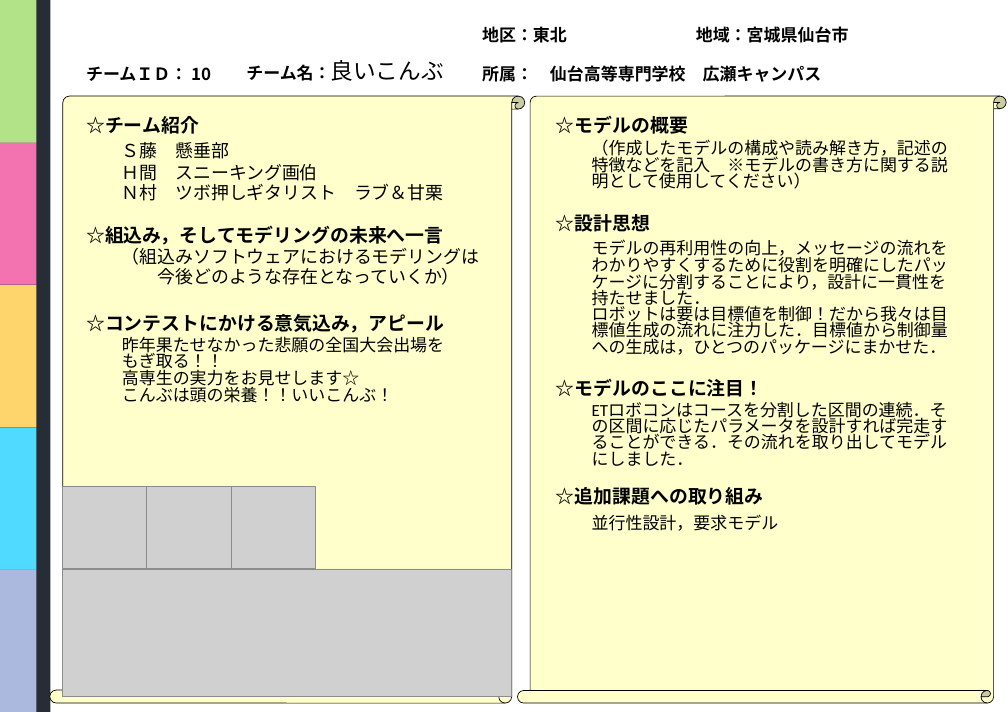
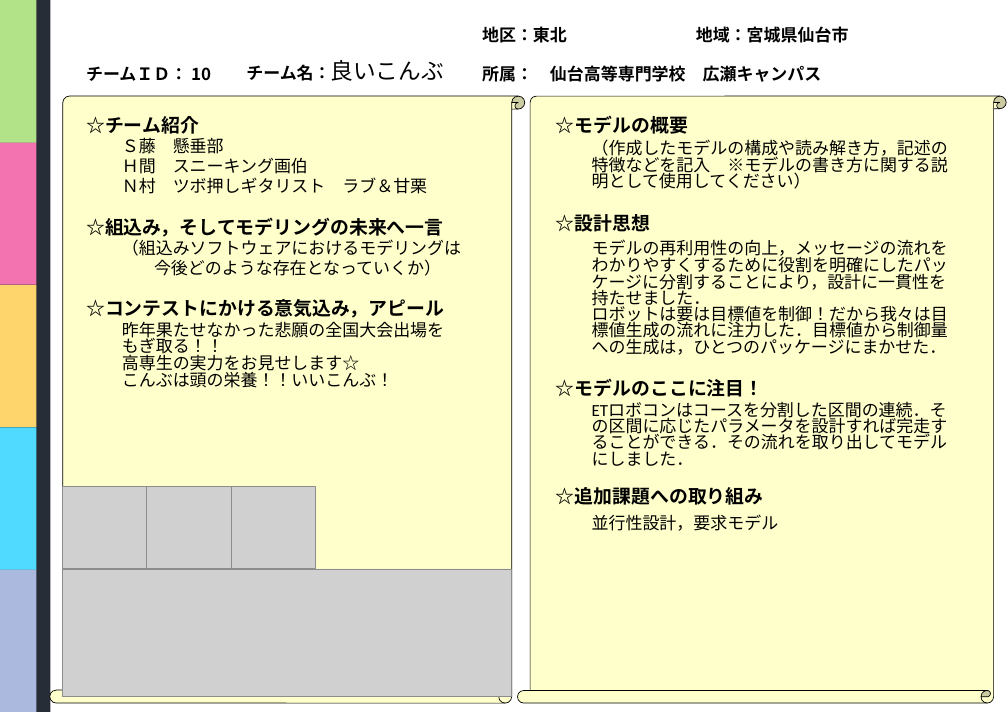
Before and after one commit to class-snct-rikitakelab/e-konbu2012, a slide deck: slide 1 of models/モデルシート.pptx. Drawn at 1008x712 pixels with LibreOffice and Linux fonts; fonts in the diff are those of the drawing; grey boxes stand for pictures; background and template pictures are left out. Boxes give left, top, right and bottom in pixels: in the first picture for what was removed or moved away, otherwise in the second. Text is boxed around its words. In the diff, an @@ line names an element or a change of style, - is before the commit and + after.

```diff
--- a/models/モデルシート.pptx
+++ b/models/モデルシート.pptx
@@ text at [122, 137, 461, 276]: size 19 to 18 pt in "Ｓ藤 懸垂部", "Ｈ間 スニーキング画伯", "Ｎ村 ツボ押しギタリスト ラブ＆甘栗", "（組込みソフトウェアにおけるモデリングは" and 1 more places @@
```
Also in this commit, not shown: 2 other slides changed.
